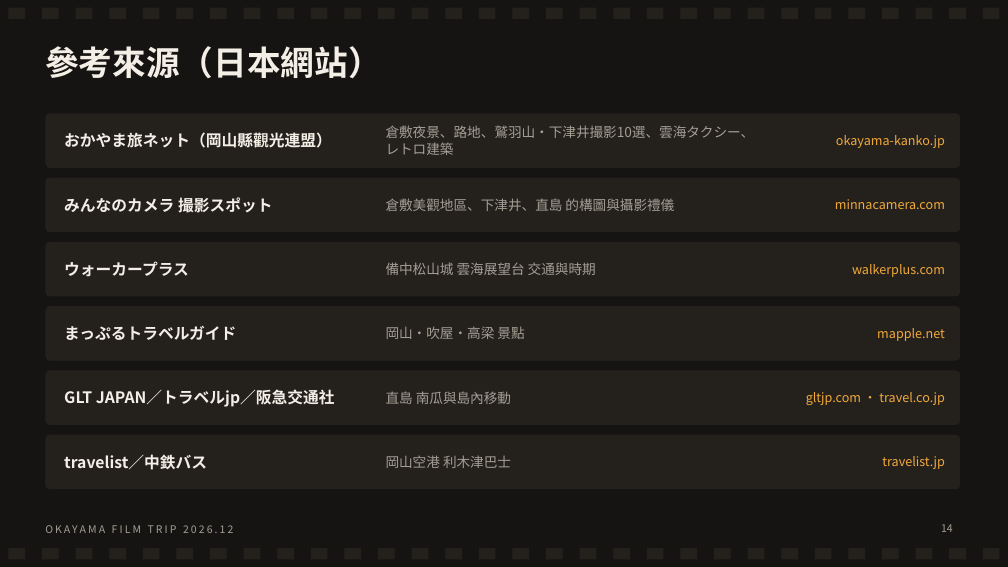
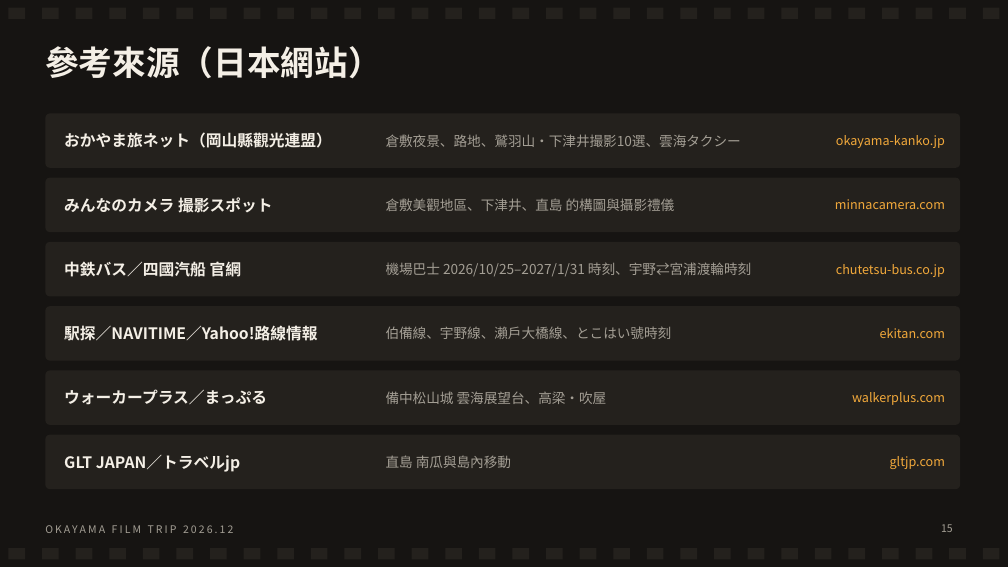
Before and after one commit to leoimpact999/djokovic-vs-sinner-analysis, a slide deck: slide 15 of 岡山4天3夜_底片獵景之旅.pptx (slide 14 before the commit). Drawn at 1008x567 pixels with LibreOffice and Linux fonts; fonts in the diff are those of the drawing. Boxes give left, top, right and bottom in pixels: in the first picture for what was removed or moved away, otherwise in the second. Text is boxed around its words. In the diff, an @@ line names an element or a change of style, - is before the commit and + after.

```diff
--- a/岡山4天3夜_底片獵景之旅.pptx
+++ b/岡山4天3夜_底片獵景之旅.pptx
@@ text at (386,134,741,147): text changed @@
-倉敷夜景、路地、鷲羽山・下津井撮影10選、雲海タクシー、レトロ建築
+倉敷夜景、路地、鷲羽山・下津井撮影10選、雲海タクシー
@@ text at (64,259,241,280): text changed @@
-ウォーカープラス
+中鉄バス／四國汽船 官網
@@ text at (386,262,751,277): text changed @@
-備中松山城 雲海展望台 交通與時期
+機場巴士 2026/10/25–2027/1/31 時刻、宇野⇄宮浦渡輪時刻
@@ text at (836,264,945,277): text changed @@
-walkerplus.com
+chutetsu-bus.co.jp
@@ text at (64,325,317,341): text changed @@
-まっぷるトラベルガイド
+駅探／NAVITIME／Yahoo!路線情報
@@ text at (386,326,672,339): text changed @@
-岡山・吹屋・高梁 景點
+伯備線、宇野線、瀨戶大橋線、とこはい號時刻
@@ text at (880,328,945,338): text changed @@
-mapple.net
+ekitan.com
@@ text at (64,389,267,405): text changed @@
-GLT JAPAN／トラベルjp／阪急交通社
+ウォーカープラス／まっぷる
@@ text added at (386,391,607,404), 13 pt, text #A39E94 @@
+備中松山城 雲海展望台、高梁・吹屋
@@ text at (852,392,945,405): text changed @@
-gltjp.com ・ travel.co.jp
+walkerplus.com
@@ text "直島 南瓜與島內移動": place and size @@
-text "直島 南瓜與島內移動" at (386,391,511,404)
+text "直島 南瓜與島內移動" at (386,455,511,468)
@@ text at (64,455,240,472): text changed @@
-travelist／中鉄バス
+GLT JAPAN／トラベルjp
@@ text removed at (386,455,511,468) @@
-岡山空港 利木津巴士
@@ text at (890,456,945,469): text changed @@
-travelist.jp
+gltjp.com
@@ page number at (941,524,953,532): text changed @@
-14
+15
```
Also in this commit, not shown: 14 other slides changed, 2 slides added.
